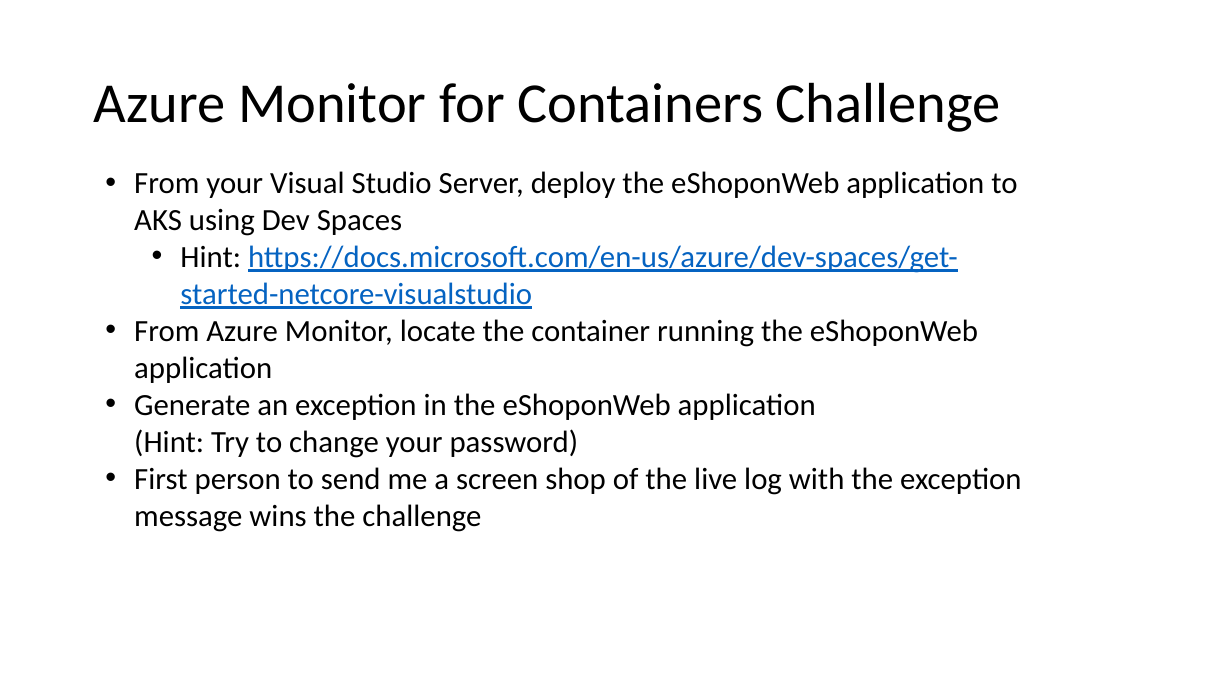
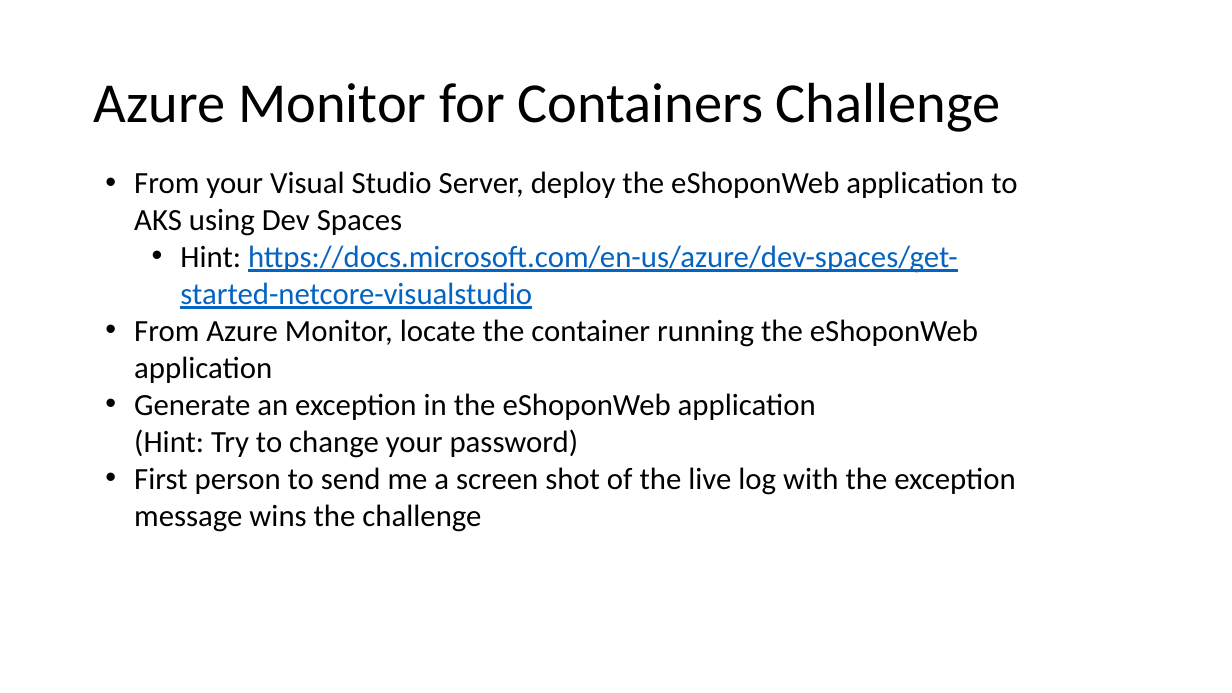
Before and after one commit to rkuehfus/pre-ready-2019-H1, a slide deck: slide 7 of Student/Guides/Challenges.pptx. Drawn at 1232x693 pixels with LibreOffice and Linux fonts; fonts in the diff are those of the drawing. Boxes give left, top, right and bottom in pixels: in the first picture for what was removed or moved away, otherwise in the second. Text is boxed around its words. In the diff, an @@ line names an element or a change of style, - is before the commit and + after.

Commit message:
Adding Workbooks Challenge
Adding new Workbooks Challenge that can completed in addition to or instead of Grafana integration challenge.
Updated version of App Insights SDK mentioned to 2.12 in App Insights Challenge.

```diff
--- a/Student/Guides/Challenges.pptx
+++ b/Student/Guides/Challenges.pptx
@@ text at box(134, 467, 1015, 532): text changed @@
-• First person to send me a screen shop of the live log with the exception message wins the challenge
+• First person to send me a screen shot of the live log with the exception message wins the challenge
```
Also in this commit, not shown: 3 other slides changed, 1 slide added.
